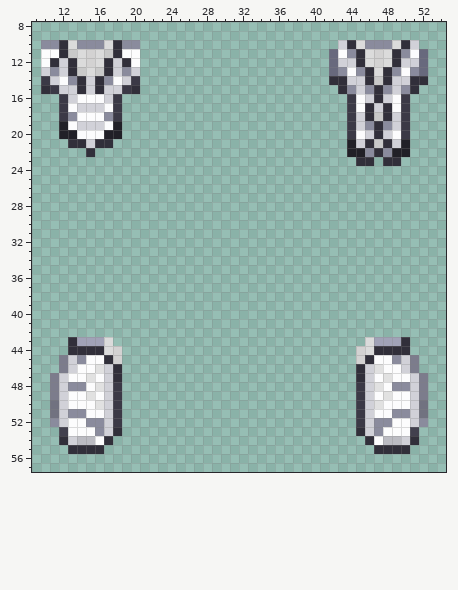
File history of a pixel-art sprite, Resources/Textures/SS220/Mobs/Species/Gralnir/parts.rsi/torso_f.png. That is the earlier state.
The file is 64x64 pixels. Colours within 5 levels of each other are drawn and written as one. Shown: x 9..54, y 8..57.
New version:
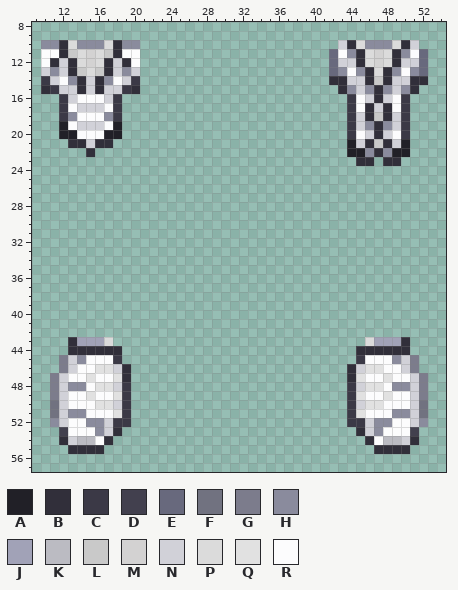
Palette (. is transparent): A #212027  B #312f3a  C #3b3946  D #42404e  E #68697d  F #717280  G #7c7c8c  H #8a8b9d  J #a1a2b7  K #bbbbc2  L #c9c9c9  M #d3d2d2  N #d1d1d8  P #dbdbdb  Q #e1e1e1  R #fcfcfd
What changed:
y 44: x 17..18 PM -> BB; x 45..46 MP -> BB
y 45: x 17..18 BM -> RC; x 45..46 MB -> CR
y 46: x 17..19 NB. -> QNB; x 44..46 .BN -> BNQ
y 47: x 17..19 NB. -> RQB; x 44..46 .BN -> BQR
y 48: x 17..19 NC. -> QNC; x 44..46 .CN -> CNQ
y 49: x 17..19 NC. -> RQC; x 44..46 .CN -> CQR
y 50: x 17..19 NC. -> QNC; x 44..46 .CN -> CNQ
y 51: x 17..19 NC. -> RQC; x 44..46 .CN -> CQR
y 52: x 19 . -> C; x 44 . -> C
Where, in picture pixels (left, top, right, bottom), the same in both pictures:
changed: (104, 346, 131, 427)
changed: (347, 346, 374, 427)
